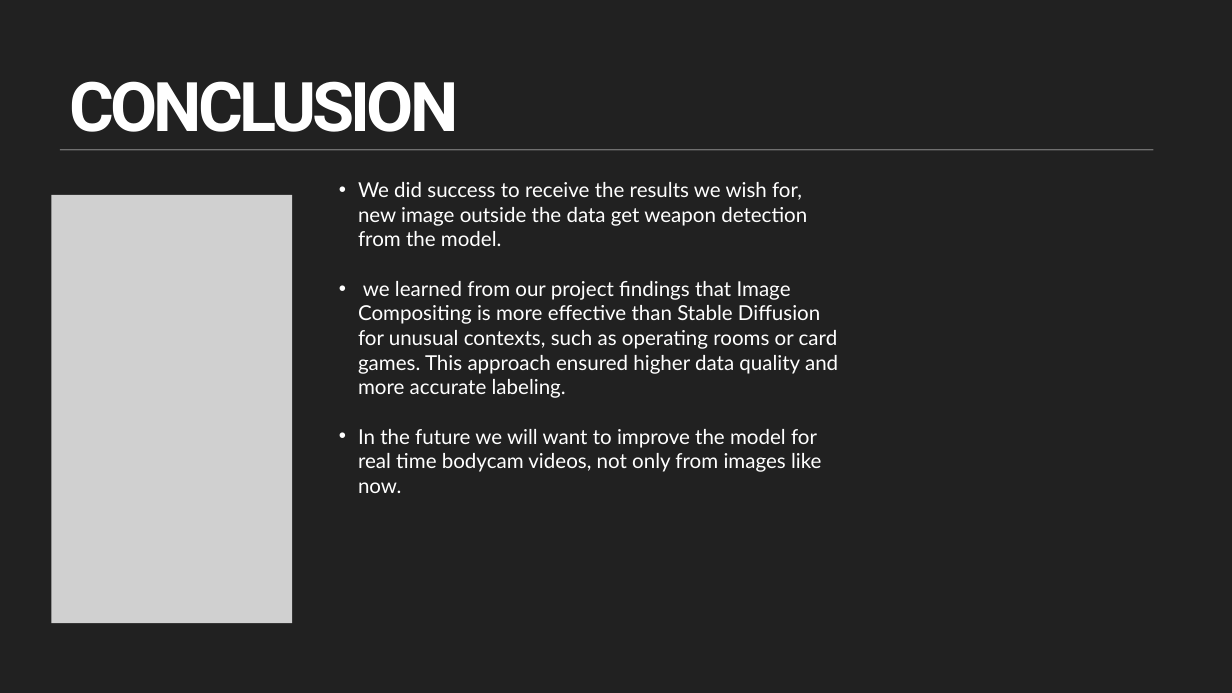
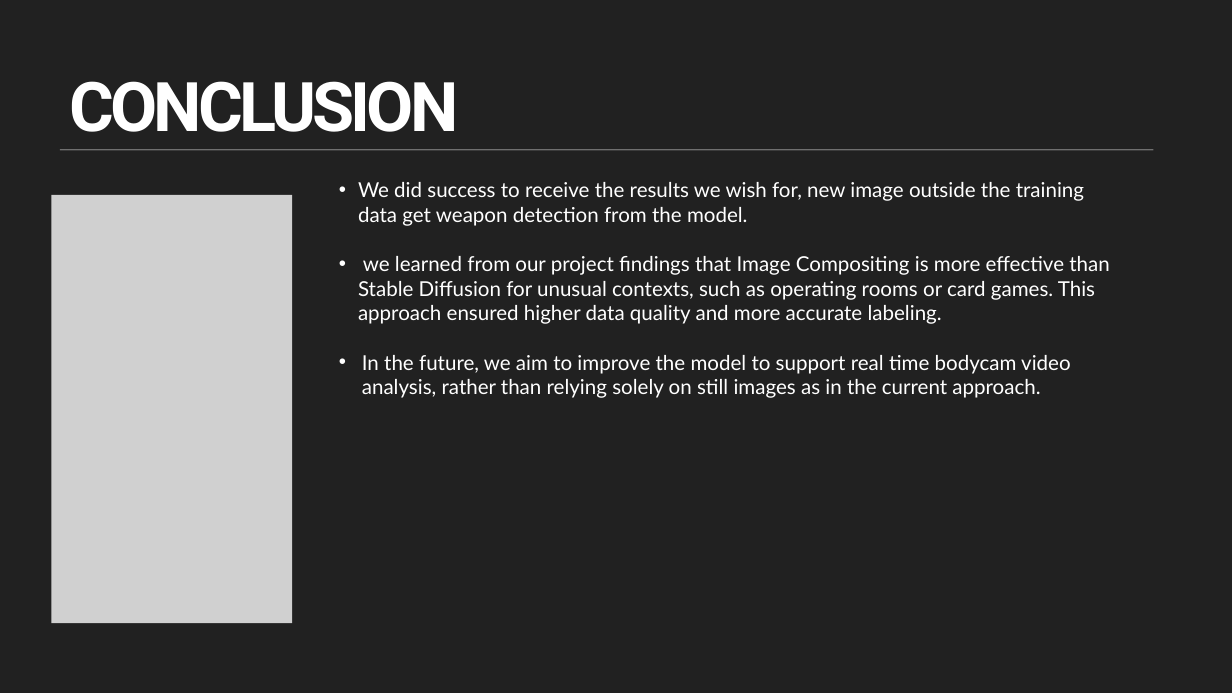
Before and after one commit to hengolyan/Weapons-detection-from-body-cam-GenAI, a slide deck: slide 9 of Slides/WEAPONS DETECTION FROM BODYCAM- FINAL PRESENTATION.pptx. Drawn at 1232x693 pixels with LibreOffice and Linux fonts; fonts in the diff are those of the drawing; grey boxes stand for pictures. Boxes give left, top, right and bottom in pixels: in the first picture for what was removed or moved away, otherwise in the second. Text is boxed around its words. In the diff, an @@ line names an element or a change of style, - is before the commit and + after.

Commit message:
fixes for ppt

```diff
--- a/Slides/WEAPONS DETECTION FROM BODYCAM- FINAL PRESENTATION.pptx
+++ b/Slides/WEAPONS DETECTION FROM BODYCAM- FINAL PRESENTATION.pptx
@@ text at [358, 182, 1084, 226]: text changed @@
-• We did success to receive the results we wish for, new image outside the data get weapon detection from the model.
+• We did success to receive the results we wish for, new image outside the training data get weapon detection from the model.
@@ text at [362, 355, 1071, 398]: text changed @@
-• In the future we will want to improve the model for real time bodycam videos, not only from images like now.
+• In the future, we aim to improve the model to support real time bodycam video analysis, rather than relying solely on still images as in the current approach.
```
Also in this commit, not shown: 1 other slide changed.
